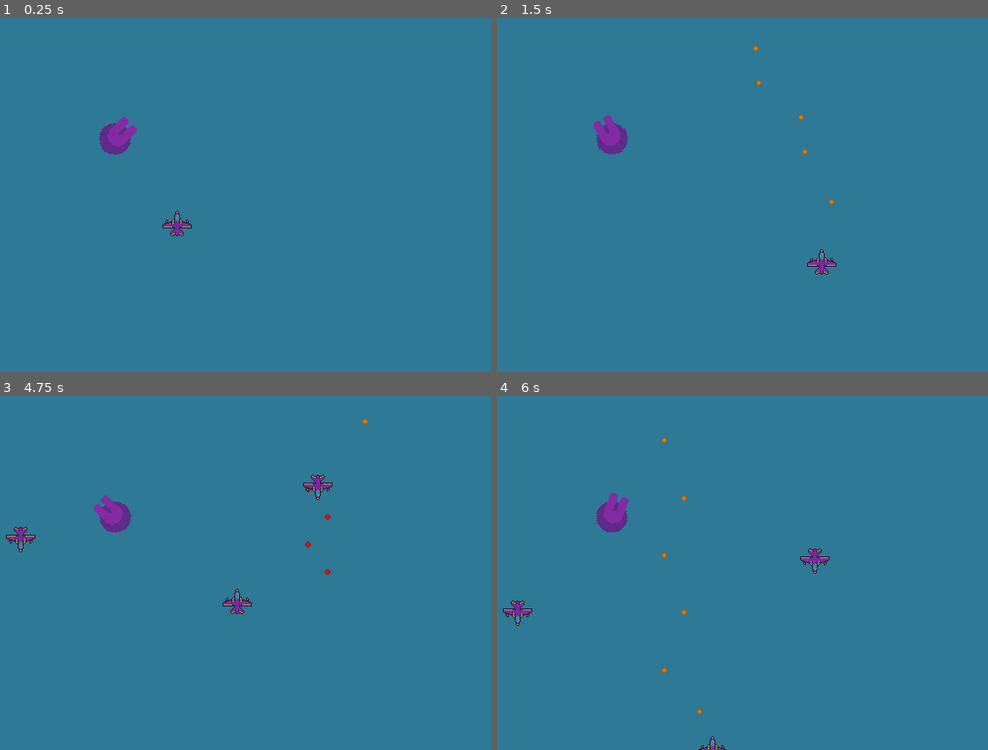
Above: before the commit, frames 1-4 (two rows, left to right).
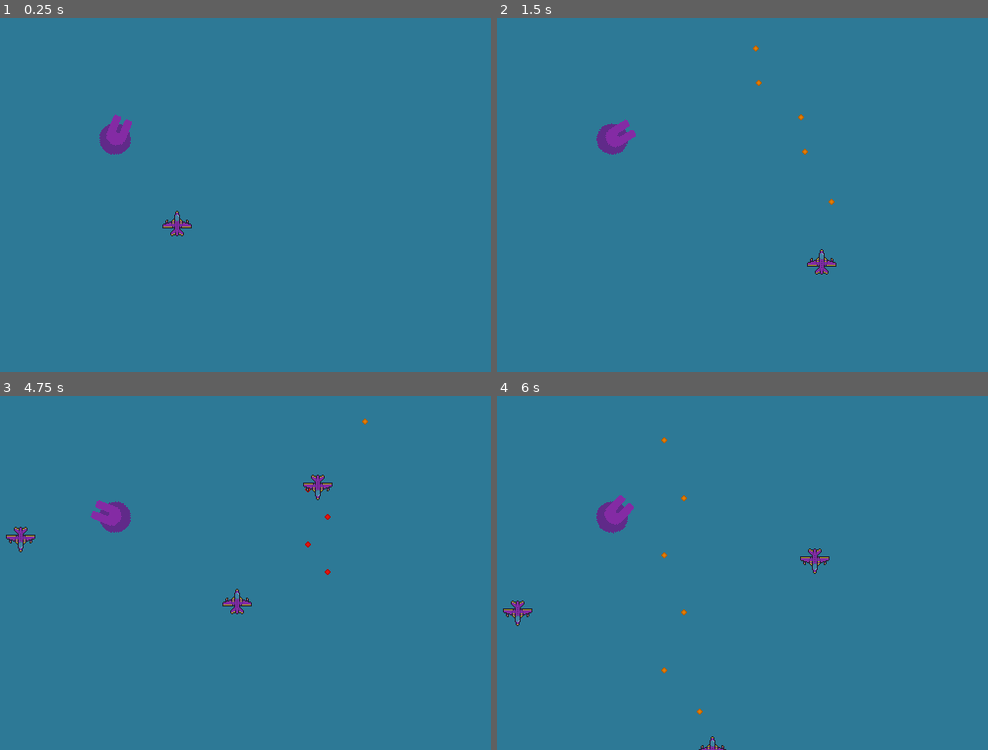
Above: after the commit, the same moments.

Repository: Nekupa-Studio/PlaneGame
Game: Godot game, scene res://scenes/prototype.tscn
Same seed, same stepped clock (60 frames per second), same inputs: the game is played once before the commit and once after it.
Inputs:
- Up to frame 1 (0.25 s): no input
- Up to frame 2 (1.5 s): hold Right (right) 0.53-1.28 s; hold Space (shoot) 0.53-1.28 s; hold Down (down) from 1.28 s (still down); tap Space (shoot) at 1.35 s
- Up to frame 3 (4.75 s): release Down (down) at 2.03 s; hold Right (right) 2.03-2.78 s; hold Space (shoot) 2.03-2.78 s; hold Up (up) 2.78-3.53 s; tap Space (shoot) at 2.85, 4.35 s; hold Space (shoot) 3.53-4.28 s; hold Left (left) from 3.53 s (still down)
- Up to frame 4 (6 s): release Left (left) at 5.03 s; hold Down (down) 5.03-5.78 s; hold Space (shoot) 5.03-5.78 s; hold Right (right) from 5.78 s (still down); tap Space (shoot) at 5.85 s

The runs differ from the first frame. In frame 1, 0.2% of the frame differs, in the area x 20-28%, y 27-39%; in frame 2, 0.3%, in the area x 19-29%, y 27-39%; in frame 3, 0.2%; in frame 4, 0.2%.

Commit message:
balanced base rot speed for turrets

Diff:
--- a/assets/scenes/base_turret.tscn
+++ b/assets/scenes/base_turret.tscn
@@ -11,7 +11,6 @@
 [node name="BaseTurret" type="CharacterBody2D" node_paths=PackedStringArray("shooting_system")]
 script = ExtResource("1_7uvba")
 shooting_system = NodePath("ShootingSystem")
-rot_per_second = 1.0
 rot_off_time = 0.1
 actor_type = 1
 
